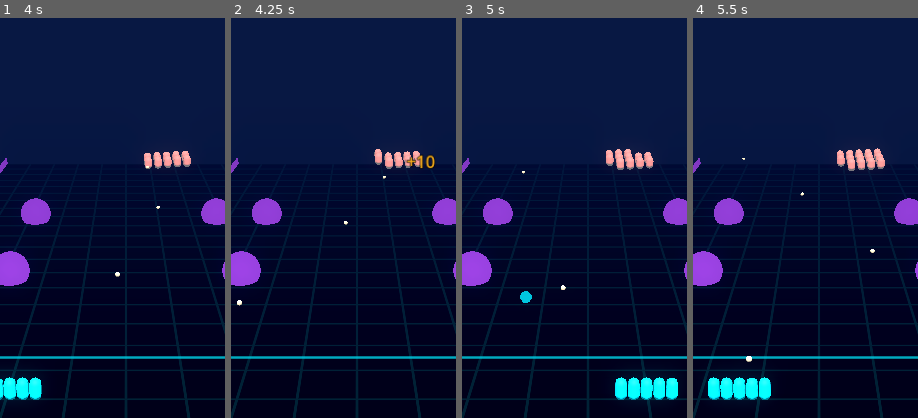
Above: before the commit, frames 1-4 (left to right).
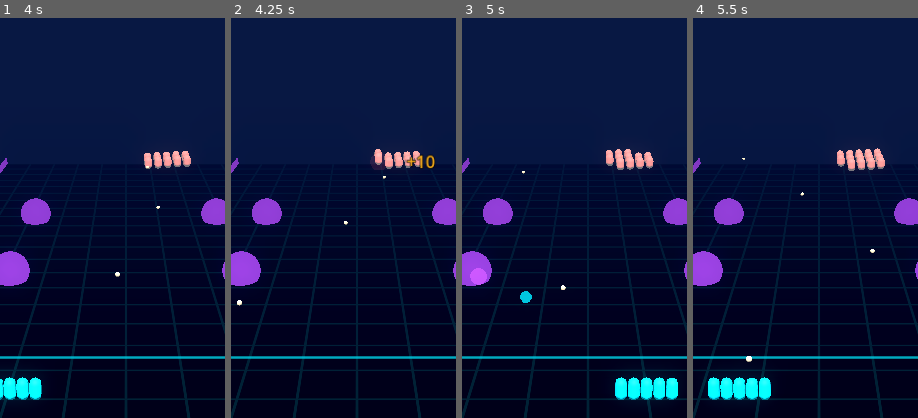
Above: after the commit, the same moments.

Repository: Scryptexai/Chain-Shot-Rider
Game: Godot game, scene res://scenes/main.tscn
Two runs of this game, one before a commit and one after it. Both use one fixed random seed, a clock stepped at 60 frames per second and the inputs below.
Inputs (mouse positions are % of the whole screen's width and height, from its top left):
- Up to frame 1 (4 s): click "PLAY" at 0.5 s; tap Enter at 1.25 s; move the mouse to (72, 45) at 1.27 s; click (72, 45) at 1.42 s; drag from (30, 55) to (45, 70) at 2.02 s; move the mouse to (60, 28) at 2.77 s; click (60, 28) at 2.92 s; drag from (45, 70) to (20, 35) at 3.52 s
- Up to frame 2 (4.25 s): no input
- Up to frame 3 (5 s): move the mouse to (80, 65) at 4.27 s; click (80, 65) at 4.42 s
- Up to frame 4 (5.5 s): drag from (20, 35) to (35, 25) at 5.02 s
The pictures show only the part of the screen within x 22-72%, y 15-65%; the shares and areas given below are measured in that part.

Frame 1 is identical in both runs. In frame 2, 0.2% of the frame differs, in the area x 61-70%, y 33-38%; in frame 3, 0.2%, in the area x 3-12%, y 62-67%; in frame 4, nothing differs.

Commit message:
Game feel: slow-mo, camera shake, efek hantaman; smoke test bermain sungguhan
Co-authored-by: arena-agent <297053741+arena-agent@users.noreply.github.com>

Diff:
--- a/godot/scripts/game.gd
+++ b/godot/scripts/game.gd
@@ -18,6 +18,8 @@
 var _press_time := 0.0
 var _pending_tap := false
 var _pending_drag := 0.0
+var _feel: GameFeel = null
+var _camera_home := Vector3.ZERO
 
 @onready var _view: Node3D = $ArenaView
 @onready var _hud: CanvasLayer = $HUD
@@ -41,6 +43,7 @@
 	if _screens.has_method("build"):
 		_screens.call("build", variant)
 	_connect_screens()
+	_feel = GameFeel.new(GameConfig.dict(""))
 	set_physics_process(false)
 
 
@@ -90,6 +93,7 @@
 
 
 func _on_menu() -> void:
+	Engine.time_scale = 1.0
 	set_physics_process(false)
 	_screens.call("show_menu")
 
@@ -115,6 +119,23 @@
 		_hud.call("render_frame")
 	if _view.has_method("render_frame"):
 		_view.call("render_frame")
+	_update_feel(_delta)
+
+
+## Slow motion, shake and FOV. Driven from unscaled time so the easing takes
+## the same wall-clock duration however slow the world currently is.
+func _update_feel(delta: float) -> void:
+	if _feel == null:
+		return
+	for entry in _sim.events:
+		_feel.react_to(entry)
+	var unscaled := delta / maxf(Engine.time_scale, 0.01)
+	_feel.update(_sim, unscaled)
+	# The sim keeps its fixed step; this only changes how many steps a real
+	# second buys, so a slowed run still replays identically.
+	Engine.time_scale = _feel.time_scale
+	_camera.fov = _feel.fov
+	_camera.position = _camera_home + _feel.shake_offset()
 
 
 func _unhandled_input(event: InputEvent) -> void:
@@ -168,9 +189,14 @@
 	var origin := Vector3(0.0, maxf(height, 8.0), distance)
 	_camera.look_at_from_position(origin, Vector3(0.0, 0.0, -(defense_z + look_ahead)), Vector3.UP)
 	_camera.fov = GameConfig.num("slowMo.fovNormal")
+	# Remembered so shake can be an offset from it rather than an integration
+	# that slowly walks the camera away from its framing.
+	_camera_home = _camera.position
 
 
 func _finish_run() -> void:
+	# Never leave the engine slowed on the results screen.
+	Engine.time_scale = 1.0
 	var won: bool = _sim.state == SimWorld.State.VICTORY
 	var earned := _sim.score / 10
 	SaveGame.record_run(_stage, won, _sim.score, earned)
--- a/godot/scripts/view/arena_view.gd
+++ b/godot/scripts/view/arena_view.gd
@@ -14,6 +14,11 @@
 ## arena, the crowd and the HUD always agree on what colour the world is.
 
 const MAX_TROOPS_DRAWN := 128
+## Impact shells kept alive at once, and how long one lasts. Both are budget
+## decisions: docs 08 caps active particles at 200, and these are the most
+## frequent effect in the game.
+const IMPACT_POOL := 48
+const IMPACT_SECONDS := 0.35
 
 ## Enemy palette in config enemyTypes order, lifted verbatim from
 ## docs/02-visual-style-guide.md so art, prototype and build cannot drift
@@ -41,6 +46,10 @@
 var _environment: WorldEnvironment
 var _obstacle_nodes: Array[Node3D] = []
 var _boss: Node3D
+var _impacts: Array[MeshInstance3D] = []
+var _impact_life := PackedFloat32Array()
+var _impact_scale := PackedFloat32Array()
+var _impact_next := 0
 
 
 ## Called by Game before the first frame, with the variant for this stage.
@@ -49,6 +58,7 @@
 	_build_environment()
 	_build_floor()
 	_build_actors()
+	_build_impacts()
 
 
 ## Called by Game once a run starts. The furniture can only be built now:
@@ -69,6 +79,8 @@
 	_render_gates()
 	_render_obstacles()
 	_render_boss()
+	_spawn_impacts()
+	_age_impacts()
 
 
 func _build_environment() -> void:
@@ -245,6 +257,88 @@
 	return mesh
 
 
+## A fixed ring of impact shells, reused forever. Pooled rather than spawned
+## because a busy frame can produce dozens of kills, and allocating a node
+## per kill is exactly the per-frame garbage the budget forbids.
+func _build_impacts() -> void:
+	for i in range(IMPACT_POOL):
+		var shell := MeshInstance3D.new()
+		var mesh := SphereMesh.new()
+		mesh.radius = 1.0
+		mesh.height = 2.0
+		shell.mesh = mesh
+		var material := StandardMaterial3D.new()
+		material.transparency = BaseMaterial3D.TRANSPARENCY_ALPHA
+		material.shading_mode = BaseMaterial3D.SHADING_MODE_UNSHADED
+		material.blend_mode = BaseMaterial3D.BLEND_MODE_ADD
+		material.albedo_color = _pal["primary"]
+		shell.material_override = material
+		shell.visible = false
+		add_child(shell)
+		_impacts.append(shell)
+		_impact_life.append(0.0)
+		_impact_scale.append(1.0)
+
+
+## Reads this tick's events and lights a shell for each one worth seeing.
+func _spawn_impacts() -> void:
+	for entry in _sim.events:
+		var event: Dictionary = entry
+		var kind := String(event.get("type", ""))
+		var radius := 0.0
+		var tint: Color = _pal["primary"]
+		match kind:
+			"kill":
+				radius = 0.9
+				tint = _pal["enemy"]
+			"explosion":
+				radius = float(event.get("radius", 3.0))
+				tint = Color("#FF8A2B")
+			"bounce":
+				radius = 0.6
+				tint = _pal["bumper"]
+			_:
+				continue
+		_light_impact(
+			Vector3(float(event.get("x", 0.0)), 0.6, -float(event.get("z", 0.0))), radius, tint
+		)
+
+
+func _light_impact(where: Vector3, radius: float, tint: Color) -> void:
+	if _impacts.is_empty():
+		return
+	# Oldest slot wins when the pool is exhausted: a dropped effect is far
+	# cheaper than a frame spent growing the pool.
+	var index := _impact_next % _impacts.size()
+	_impact_next += 1
+	var shell := _impacts[index]
+	shell.position = where
+	shell.visible = true
+	_impact_life[index] = 1.0
+	_impact_scale[index] = radius
+	var material := shell.material_override as StandardMaterial3D
+	material.albedo_color = tint
+
+
+## Shells expand and fade on a square curve, which reads as a pop rather than
+## a balloon. Uses unscaled ticks so slow motion stretches them with the world.
+func _age_impacts() -> void:
+	var delta := float(Engine.get_frames_per_second())
+	var step := 1.0 / maxf(delta, 20.0) / IMPACT_SECONDS
+	for i in range(_impacts.size()):
+		if _impact_life[i] <= 0.0:
+			continue
+		_impact_life[i] = maxf(_impact_life[i] - step, 0.0)
+		var shell := _impacts[i]
+		if _impact_life[i] <= 0.0:
+			shell.visible = false
+			continue
+		var grow := 1.0 - _impact_life[i]
+		shell.scale = Vector3.ONE * _impact_scale[i] * (0.25 + grow * 0.9)
+		var material := shell.material_override as StandardMaterial3D
+		material.albedo_color.a = _impact_life[i] * _impact_life[i]
+
+
 func _render_enemies() -> void:
 	var mm := _enemy_mm.multimesh
 	mm.visible_instance_count = _sim.enemy_count
--- /dev/null
+++ b/godot/scripts/view/game_feel.gd
@@ -0,0 +1,129 @@
+class_name GameFeel
+extends RefCounted
+## Slow motion, camera shake and field-of-view punch.
+##
+## These are the three effects that separate "the rules are running" from
+## "the game feels good", and all three were designed in docs 02 and 08 and
+## then never built. Riding a ricochet through a crowd is the moment the
+## whole design exists for; at a flat 1.0 time scale it goes by too fast to
+## read, let alone steer.
+##
+## Everything here is presentation only. The simulation still advances on its
+## own fixed step — slow motion changes how many ticks a wall-clock second
+## buys, never the size of a tick, so a slowed run and a normal run produce
+## the same replay. That is why `Engine.time_scale` is the lever rather than
+## a variable delta.
+##
+## Shake is generated from a decaying sine rather than random noise: noise
+## makes a 60 Hz frame and a 30 Hz frame disagree about where the camera is,
+## and the cheap version reads the same on both.
+
+## Time scales come from config; these are the fallbacks if a key is missing.
+const DEFAULT_CROWD_SCALE := 0.3
+const DEFAULT_FINAL_SCALE := 0.15
+const DEFAULT_TRANSITION := 0.2
+
+var time_scale: float = 1.0
+var fov: float = 60.0
+
+var _target_scale: float = 1.0
+var _target_fov: float = 60.0
+var _transition: float = DEFAULT_TRANSITION
+var _crowd_scale: float = DEFAULT_CROWD_SCALE
+var _final_scale: float = DEFAULT_FINAL_SCALE
+var _final_threshold: int = 3
+var _fov_normal: float = 60.0
+var _fov_slow: float = 40.0
+var _shake_presets: Dictionary = {}
+
+var _shake_amplitude: float = 0.0
+var _shake_frequency: float = 20.0
+var _shake_remaining: float = 0.0
+var _shake_duration: float = 0.0
+var _shake_phase: float = 0.0
+
+
+func _init(config: Dictionary) -> void:
+	var slow: Dictionary = config.get("slowMo", {})
+	_crowd_scale = Cfg.num(slow, "crowdTimeScale", DEFAULT_CROWD_SCALE)
+	_final_scale = Cfg.num(slow, "finalBounceTimeScale", DEFAULT_FINAL_SCALE)
+	_final_threshold = int(Cfg.num(slow, "finalBounceThreshold", 3.0))
+	_transition = maxf(Cfg.num(slow, "transitionDuration", DEFAULT_TRANSITION), 0.01)
+	_fov_normal = Cfg.num(slow, "fovNormal", 60.0)
+	_fov_slow = Cfg.num(slow, "fovBulletTime", 40.0)
+	fov = _fov_normal
+	_target_fov = _fov_normal
+	var camera: Dictionary = config.get("camera", {})
+	_shake_presets = camera.get("shake", {})
+
+
+## Decides this frame's time scale and FOV from the run state, then eases
+## toward them. Called with unscaled delta so the transition takes the same
+## wall-clock time no matter how slow the world currently is.
+func update(sim: SimWorld, unscaled_delta: float) -> void:
+	_target_scale = 1.0
+	_target_fov = _fov_normal
+	if sim != null and sim.chain_riding:
+		# The last few bounces are the payoff, so they get the deepest slow.
+		var final_stretch := sim.chain_bounces_left <= _final_threshold
+		_target_scale = _final_scale if final_stretch else _crowd_scale
+		_target_fov = _fov_slow
+
+	var step := clampf(unscaled_delta / _transition, 0.0, 1.0)
+	time_scale = lerpf(time_scale, _target_scale, step)
+	fov = lerpf(fov, _target_fov, step)
+	if absf(time_scale - _target_scale) < 0.002:
+		time_scale = _target_scale
+
+	if _shake_remaining > 0.0:
+		_shake_remaining -= unscaled_delta
+		_shake_phase += unscaled_delta * _shake_frequency
+
+
+## Starts a shake by name, matching the presets in config `camera.shake`.
+## A stronger shake overrides a weaker one; a weaker one never cuts a
+## stronger one short, which would read as the camera giving up.
+func shake(preset_name: String) -> void:
+	var preset: Dictionary = _shake_presets.get(preset_name, {})
+	var amplitude := Cfg.num(preset, "amplitude", 0.1)
+	if amplitude < current_shake_strength():
+		return
+	_shake_amplitude = amplitude
+	_shake_frequency = Cfg.num(preset, "frequency", 20.0)
+	_shake_duration = maxf(Cfg.num(preset, "duration", 0.15), 0.01)
+	_shake_remaining = _shake_duration
+	_shake_phase = 0.0
+
+
+## Current camera offset. Two axes at different rates so it does not read as
+## a single straight line of motion.
+func shake_offset() -> Vector3:
+	if _shake_remaining <= 0.0:
+		return Vector3.ZERO
+	var decay := _shake_remaining / _shake_duration
+	var strength := _shake_amplitude * decay * decay
+	return Vector3(
+		sin(_shake_phase * TAU) * strength, cos(_shake_phase * TAU * 0.7) * strength * 0.6, 0.0
+	)
+
+
+func current_shake_strength() -> float:
+	if _shake_remaining <= 0.0:
+		return 0.0
+	return _shake_amplitude * (_shake_remaining / _shake_duration)
+
+
+## Maps a simulation event onto a shake. Kept here rather than in Game so the
+## whole feel vocabulary lives in one file.
+func react_to(event: Dictionary) -> void:
+	match String(event.get("type", "")):
+		"explosion":
+			shake("explosion")
+		"combo_milestone":
+			shake("comboMilestone")
+		"boss_hit":
+			shake("bounceBig")
+		"bounce":
+			shake("bounceSmall")
+		"life_lost":
+			shake("explosion")
--- a/godot/tests/smoke.gd
+++ b/godot/tests/smoke.gd
@@ -12,7 +12,9 @@
 ##
 ##   godot --headless --path godot/ res://tests/smoke.tscn
 
-const FRAMES_PER_STAGE := 900
+## Thirty seconds: long enough for every variant to land a ridden chain
+## shot, which is what slow motion and the ricochet effects hang on.
+const FRAMES_PER_STAGE := 1800
 
 var _failures: Array[String] = []
 
@@ -40,6 +42,20 @@
 		root.queue_free()
 		return
 
+	# Game skips rendering for any child whose script failed to compile, so a
+	# broken view would let this test pass while drawing nothing. Check that
+	# the scripts are actually there before trusting anything below.
+	for child_name in ["ArenaView", "HUD", "Screens"]:
+		var child := root.get_node_or_null(NodePath(child_name))
+		if child == null:
+			_fail("node %s hilang dari main.tscn" % child_name)
+		elif child.get_script() == null:
+			_fail("skrip %s gagal dikompilasi" % child_name)
+	for pair in [["ArenaView", "render_frame"], ["HUD", "render_frame"], ["Screens", "build"]]:
+		var child := root.get_node_or_null(NodePath(String(pair[0])))
+		if child != null and not child.has_method(String(pair[1])):
+			_fail("%s tidak punya %s()" % [pair[0], pair[1]])
+
 	root.set("_stage", stage)
 	# Goes through the menu button rather than start_stage directly, so the
 	# screen wiring is exercised too.
@@ -51,19 +67,41 @@
 		root.queue_free()
 		return
 
+	# The feel layer is easy to wire up and leave dead, so watch it work:
+	# a ridden bullet must slow the engine, and something must shake.
+	var slowest := 1.0
+	var shook := false
 	for frame in range(FRAMES_PER_STAGE):
+		# Drive it like a thumb. Watching an idle game proves nothing: with
+		# no taps the chain shot never fires, so slow motion, bullet riding
+		# and every ricochet effect stay dead code.
+		root.set("_pointer_down", true)
+		root.set("_pointer_arena_x", sin(float(frame) * 0.02) * 6.0)
+		if frame % 45 == 0:
+			root.set("_pending_tap", true)
 		root.call("_physics_process", 1.0 / 60.0)
 		root.call("_process", 1.0 / 60.0)
+		slowest = minf(slowest, Engine.time_scale)
+		var feel: Object = root.get("_feel")
+		if feel != null and float(feel.call("current_shake_strength")) > 0.0:
+			shook = true
+	Engine.time_scale = 1.0
+	if slowest >= 0.999:
+		_fail("varian %d: slow-mo tidak pernah aktif" % stage)
+	if not shook:
+		_fail("varian %d: camera shake tidak pernah aktif" % stage)
 
 	print(
 		(
-			"  varian %d: skor %d, troop %d, musuh %d, obstacle %d"
+			"  varian %d: skor %d, troop %d, musuh %d, obstacle %d, slow-mo %.2f, shake %s"
 			% [
 				stage + 1,
 				int(sim.get("score")),
 				int(sim.get("troops")),
 				int(sim.get("enemy_count")),
 				(sim.get("field") as ObstacleField).obstacles.size(),
+				slowest,
+				"ya" if shook else "tidak",
 			]
 		)
 	)
Not shown, changed: docs/15-godot-setup.md
